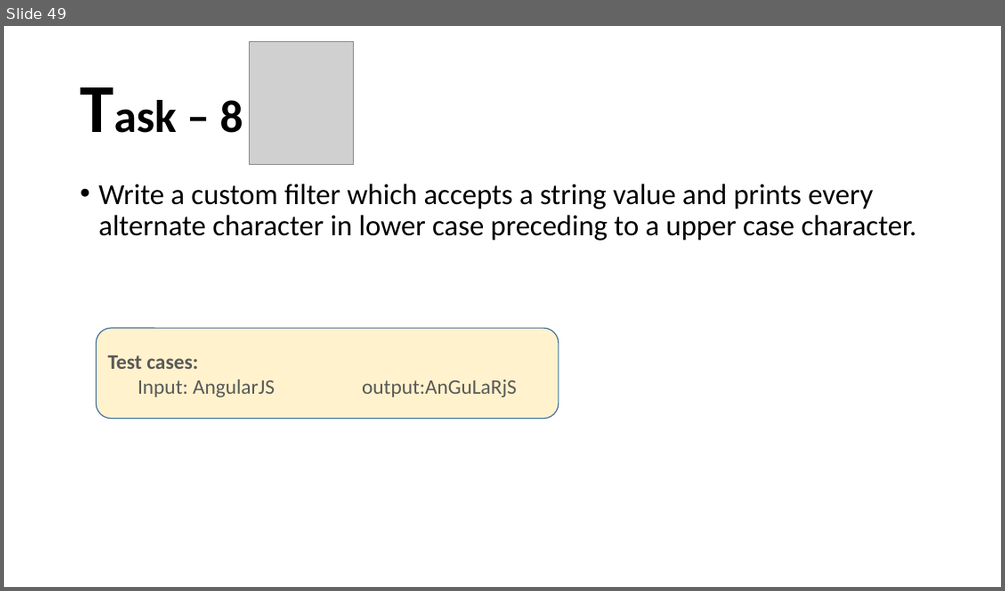
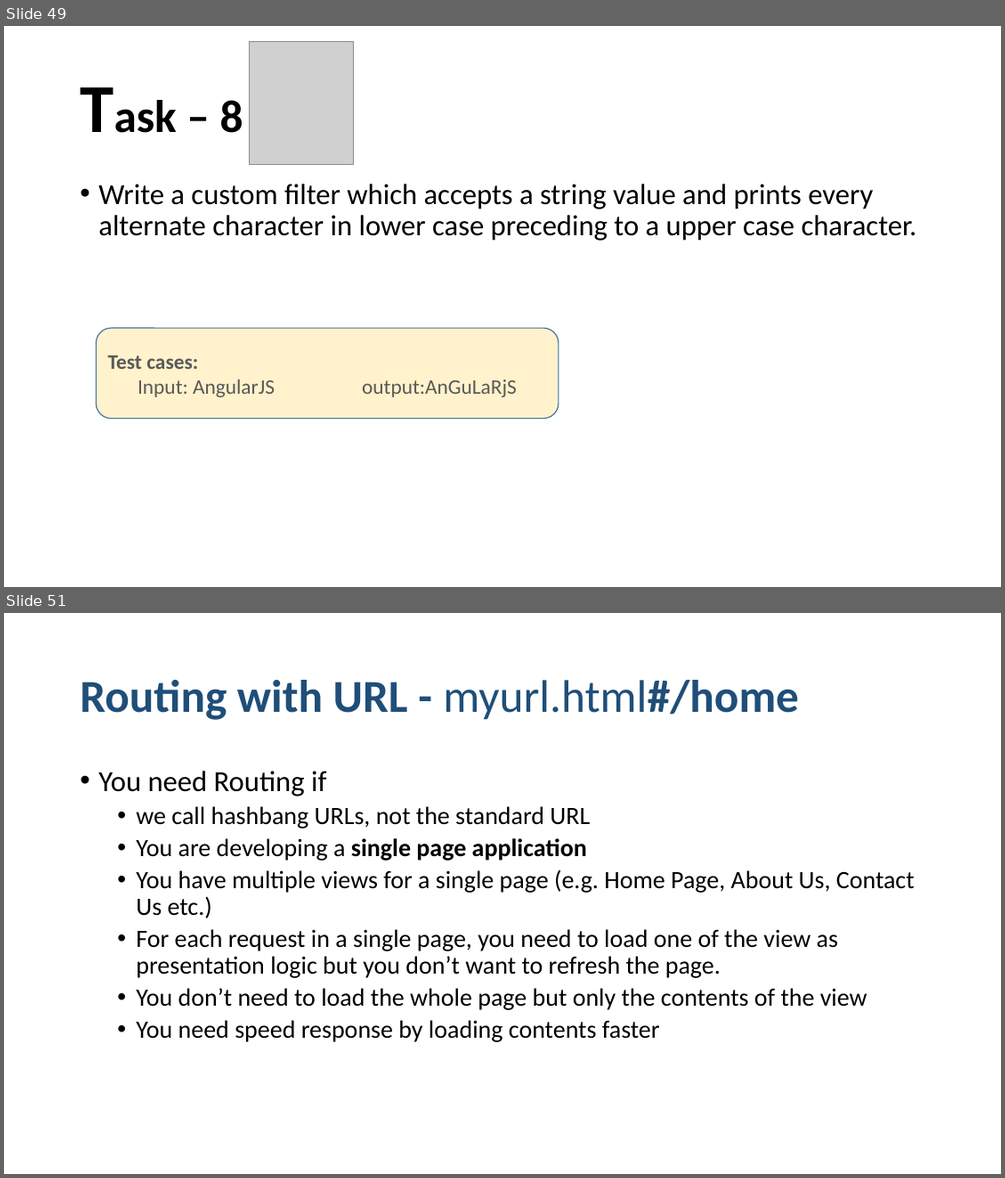
Before and after one commit to santoshkar/Angular, a slide deck: Angular JS draft.pptx. Shown one above the other, each under a label of ours: slide 49 before the commit, slides 49 and 51 after it; the slides between them are not shown. The pictures are 1005x591 and 1005x1178 pixels, drawn with LibreOffice and Linux fonts; fonts in the diff are those of the drawing; grey boxes stand for pictures. Boxes give left, top, right and bottom in pixels: in the first picture for what was removed or moved away, otherwise in the second. Text is boxed around its words. In the diff, an @@ line names an element or a change of style, - is before the commit and + after.

```diff
--- a/Angular JS draft.pptx
+++ b/Angular JS draft.pptx
@@ slide 51 added at bbox=[4, 613, 1001, 1174], background #FFFFFF @@
@@ title added at bbox=[80, 680, 799, 720], 44 pt, text #1F4E79, bold @@
+Routing with URL - myurl.html#/home
@@ text added at bbox=[98, 771, 914, 1042], 24 pt, text #000000 @@
+• You need Routing if
+  • we call hashbang URLs, not the standard URL
+  • You are developing a single page application
+  • You have multiple views for a single page (e.g. Home Page, About Us, Contact Us etc.)
+  • For each request in a single page, you need to load one of the view as presentation logic but you don’t want to refresh the page.
+  • You don’t need to load the whole page but only the contents of the view
+  • You need speed response by loading contents faster
```
Also in this commit, not shown: 16 slides changed, 7 other slides added, 1 slide removed, 4 other files.
